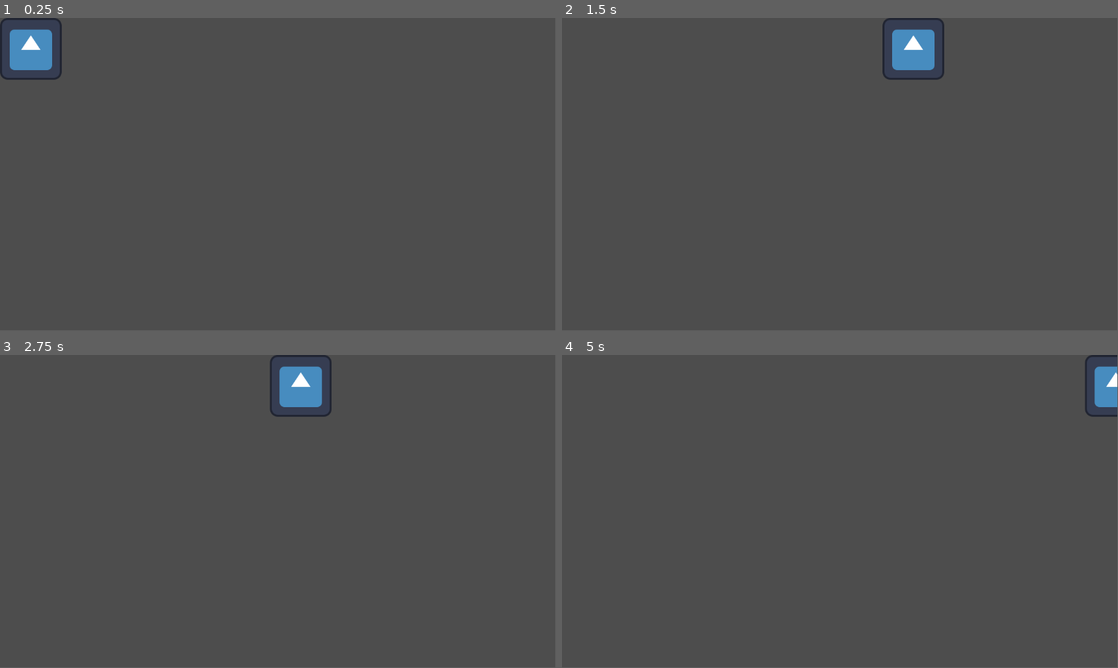
Above: before the commit, frames 1-4 (two rows, left to right).
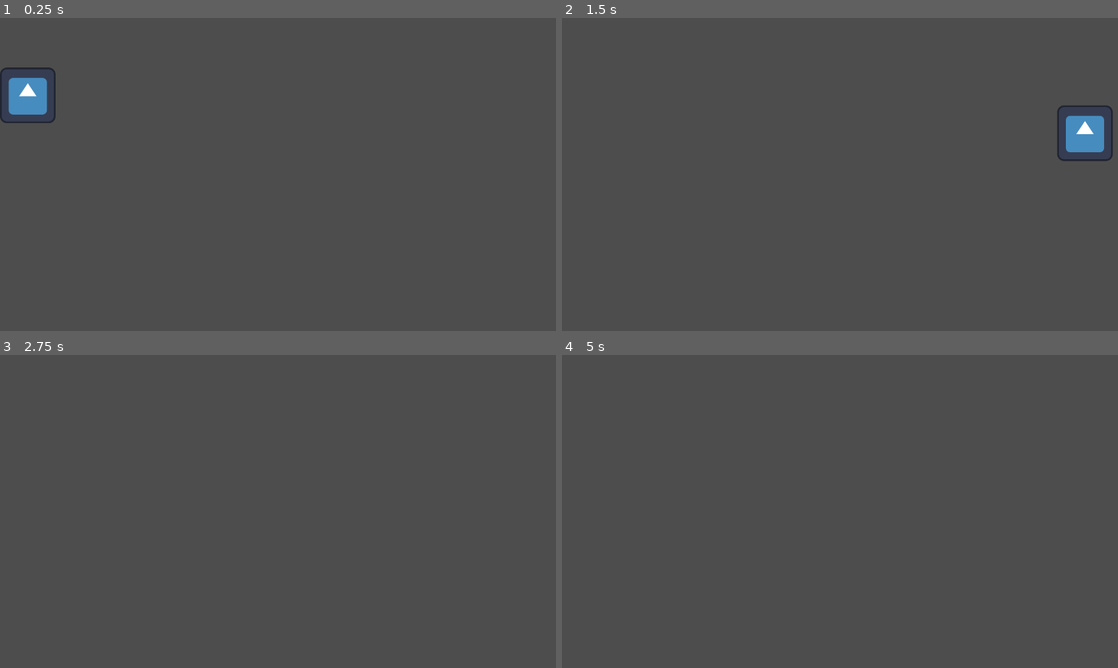
Above: after the commit, the same moments.

Repository: Jester-Penetrate/PizzaJam
Game: Godot game, scene res://start.tscn
The game is run twice, just before and just after one commit, with the same random seed, the same clock (stepped at 60 frames per second) and the same inputs. Before the commit the project starts from res://bruh.tscn. The engine's default icon, where the game draws it, is replaced by a stand-in: a white triangle on a blue panel in a dark square.
Inputs:
- Up to frame 1 (0.25 s): no input
- Up to frame 2 (1.5 s): tap Enter (ui_accept) at 0.5, 0.6, 0.77, 1.07, 1.35 s; hold Right (ui_right) from 0.53 s (still down)
- Up to frame 3 (2.75 s): tap Enter (ui_accept) at 1.52, 1.82, 2.1 s; release Right (ui_right) at 2.03 s; hold Left (ui_left) from 2.03 s (still down)
- Up to frame 4 (5 s): release Left (ui_left) at 2.78 s; hold Right (ui_right) 2.78-4.28 s; tap Enter (ui_accept) at 2.85, 3.02, 3.32, 3.6, 3.77, 4.07, 4.25, 4.35, 4.52, 4.82 s; hold Left (ui_left) from 4.28 s (still down)
The window is 799x449 before the commit and 800x450 after it. Grey fills any space a smaller window leaves; there, only what the larger window draws over its background counts as a difference.

The runs differ from the first frame. In frame 1, 2.2% of the frame differs, in the area x 0-12%, y 0-34%; in frame 2, 2.3%, in the area x 57-99%, y 0-46%; in frame 3, 1.3%; in frame 4, 0.7%.

Commit message:
basic player platformer control
setup basic platformer controls, still needs to be changed for scalability with powerups and upgrades, otherwise usable

Diff:
--- a/practice_shit/bruh.tscn
+++ /dev/null
@@ -1,21 +0,0 @@
-[gd_scene load_steps=4 format=3 uid="uid://te254b0v5nym"]
-
-[ext_resource type="Texture2D" uid="uid://bn8poi0y7rkd8" path="res://icon.svg" id="1_2s7eu"]
-[ext_resource type="Script" uid="uid://cxv06u3aouei3" path="res://player.gd" id="1_d8v71"]
-
-[sub_resource type="RectangleShape2D" id="RectangleShape2D_d8v71"]
-size = Vector2(129, 126)
-
-[node name="Node2D" type="Node2D"]
-
-[node name="Player" type="CharacterBody2D" parent="."]
-position = Vector2(248, 215)
-script = ExtResource("1_d8v71")
-
-[node name="CollisionShape2D" type="CollisionShape2D" parent="Player"]
-position = Vector2(-184, -151)
-shape = SubResource("RectangleShape2D_d8v71")
-
-[node name="Icon" type="Sprite2D" parent="Player"]
-position = Vector2(-184, -151)
-texture = ExtResource("1_2s7eu")
--- a/practice_shit/player.gd
+++ b/practice_shit/player.gd
@@ -1,11 +1,25 @@
 extends CharacterBody2D
 
-@export var speed = 700
 
-func get_input():
-	var input_direction = Input.get_vector("ui_left", "ui_right", "ui_up", "ui_down")
-	velocity = input_direction * speed
+@export var speed = 300.0
+@export var JUMP_VELOCITY = -400.0
 
-func _physics_process(delta):
-	get_input()
+
+func _physics_process(delta: float) -> void:
+	# Add the gravity.
+	if not is_on_floor():
+		velocity += get_gravity() * delta
+
+	# Handle jump.
+	if Input.is_action_just_pressed("ui_accept") and is_on_floor():
+		velocity.y = JUMP_VELOCITY
+
+	# Get the input direction and handle the movement/deceleration.
+	# As good practice, you should replace UI actions with custom gameplay actions.
+	var direction := Input.get_axis("ui_left", "ui_right")
+	if direction:
+		velocity.x = direction * speed
+	else:
+		velocity.x = move_toward(velocity.x, 0, speed)
+
 	move_and_slide()
--- a/practice_shit/project.godot
+++ b/practice_shit/project.godot
@@ -1,19 +1,19 @@
-; Engine configuration file.
-; It's best edited using the editor UI and not directly,
-; since the parameters that go here are not all obvious.
-;
-; Format:
-;   [section] ; section goes between []
-;   param=value ; assign values to parameters
-
 config_version=5
 
 [application]
 
-config/name="practice_shit"
+config/name="summa_loud"
 run/main_scene="uid://te254b0v5nym"
 config/features=PackedStringArray("4.4", "Forward Plus")
 config/icon="res://icon.svg"
+
+[display]
+
+window/size/viewport_width=320
+window/size/viewport_height=180
+window/size/window_width_override=1280
+window/size/window_height_override=720
+window/stretch/mode="canvas_items"
 
 [input]
 
@@ -49,3 +49,7 @@
 , Object(InputEventKey,"resource_local_to_scene":false,"resource_name":"","device":-1,"window_id":0,"alt_pressed":false …(183 unchanged characters)…
 ]
 }
+
+[rendering]
+
+textures/canvas_textures/default_texture_filter=0
--- /dev/null
+++ b/practice_shit/start.tscn
@@ -0,0 +1,32 @@
+[gd_scene load_steps=5 format=3 uid="uid://te254b0v5nym"]
+
+[ext_resource type="Script" uid="uid://ds4l6gxqngjec" path="res://player.gd" id="1_qn1rc"]
+[ext_resource type="Texture2D" uid="uid://bn8poi0y7rkd8" path="res://icon.svg" id="2_1n0d2"]
+
+[sub_resource type="RectangleShape2D" id="RectangleShape2D_d8v71"]
+size = Vector2(32, 32)
+
+[sub_resource type="RectangleShape2D" id="RectangleShape2D_qn1rc"]
+size = Vector2(256.25, 48)
+
+[node name="world" type="Node2D"]
+
+[node name="Player" type="CharacterBody2D" parent="."]
+position = Vector2(248, 215)
+script = ExtResource("1_qn1rc")
+
+[node name="CollisionShape2D" type="CollisionShape2D" parent="Player"]
+position = Vector2(-232, -199)
+shape = SubResource("RectangleShape2D_d8v71")
+
+[node name="Icon" type="Sprite2D" parent="Player"]
+position = Vector2(-232, -199)
+scale = Vector2(0.25, 0.25)
+texture = ExtResource("2_1n0d2")
+
+[node name="StaticBody2D" type="StaticBody2D" parent="."]
+position = Vector2(120, 512)
+
+[node name="CollisionShape2D" type="CollisionShape2D" parent="StaticBody2D"]
+position = Vector2(7.875, -360)
+shape = SubResource("RectangleShape2D_qn1rc")
Not shown, changed: practice_shit/player.gd.uid
